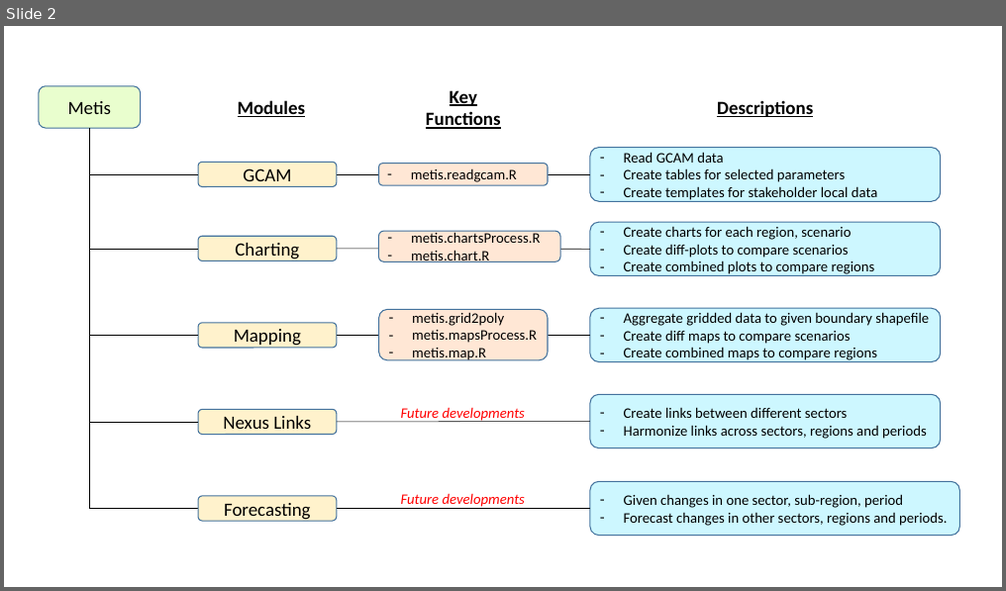
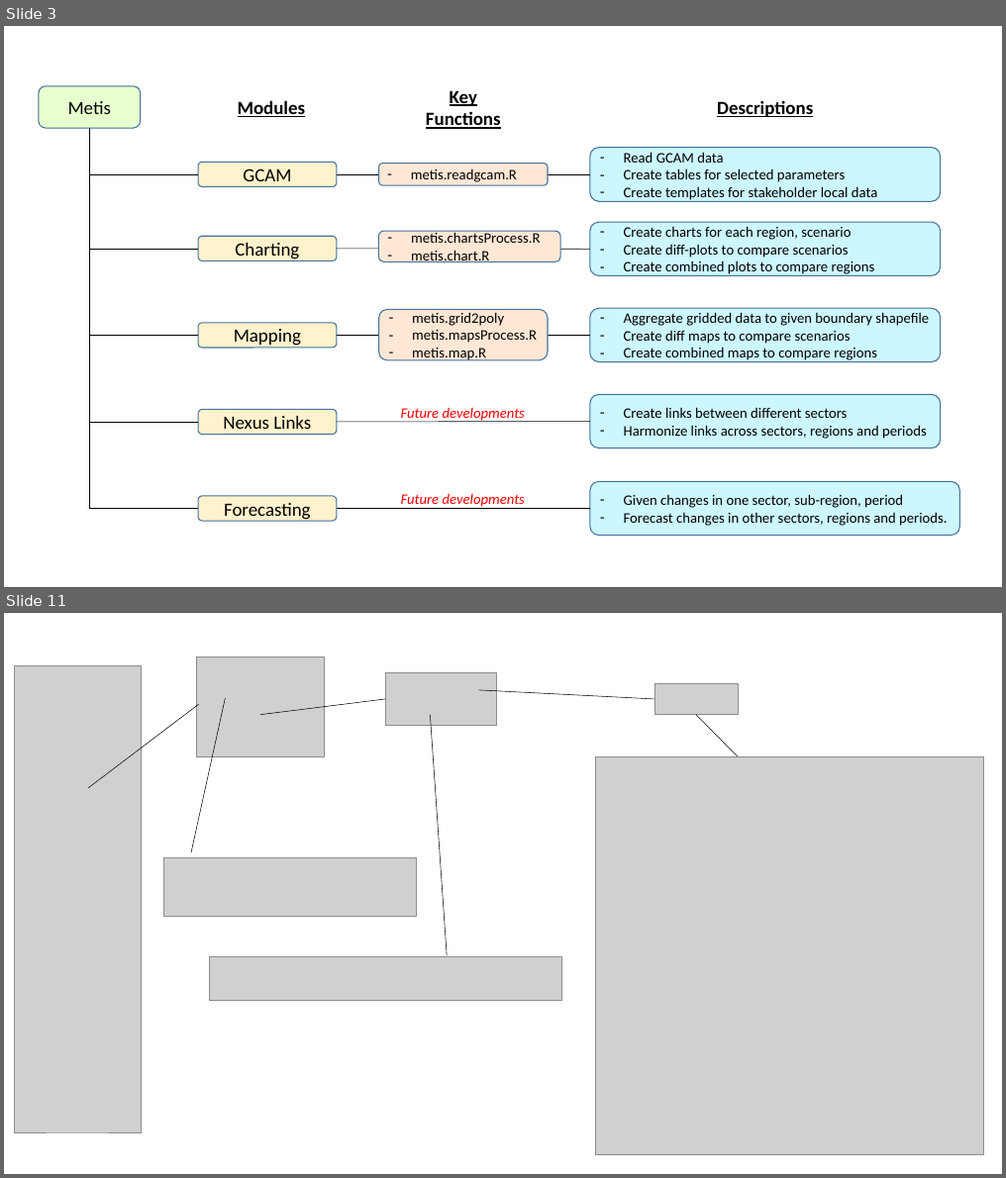
Before and after one commit to JGCRI/metis, a slide deck: READMEfigs/READMEfigs.pptx. Shown one above the other, each under a label of ours: slide 2 before the commit, slides 3 and 11 after it; the slides between them are not shown. The pictures are 1006x591 and 1006x1178 pixels, drawn with LibreOffice and Linux fonts; fonts in the diff are those of the drawing; grey boxes stand for pictures. Boxes give left, top, right and bottom in pixels: in the first picture for what was removed or moved away, otherwise in the second. Text is boxed around its words. In the diff, an @@ line names an element or a change of style, - is before the commit and + after.

```diff
--- a/READMEfigs/READMEfigs.pptx
+++ b/READMEfigs/READMEfigs.pptx
@@ slide 11 added at box(4, 613, 1002, 1174), background #FFFFFF @@
@@ picture added at box(15, 666, 141, 1134) @@
@@ picture added at box(196, 657, 325, 757) @@
@@ line added from (225, 698) to (191, 853), #000000 0.5 pt @@
@@ line added from (260, 715) to (386, 699), #000000 0.5 pt @@
@@ picture added at box(386, 672, 497, 726) @@
@@ line added from (478, 690) to (654, 699), #000000 0.5 pt @@
@@ picture added at box(654, 683, 738, 715) @@
@@ line added from (88, 788) to (199, 704), #000000 0.5 pt @@
@@ line added from (430, 715) to (448, 956), #000000 0.5 pt @@
@@ line added from (696, 715) to (738, 758), #000000 0.5 pt @@
@@ picture added at box(596, 758, 984, 1155) @@
@@ picture added at box(163, 858, 417, 916) @@
@@ picture added at box(209, 957, 561, 1000) @@
@@ what was slide 2 is now slide 3 @@
```
Also in this commit, not shown: 3 slides changed, 9 other slides added, 2 slides removed, 35 other files.
